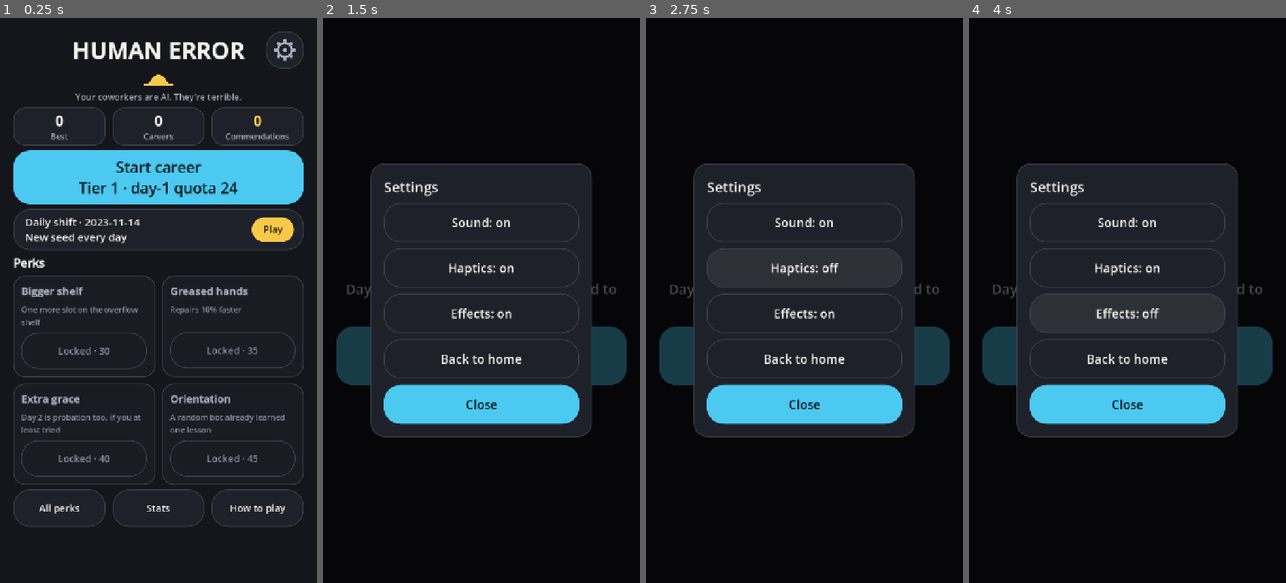
Above: before the commit, frames 1-4 (left to right).
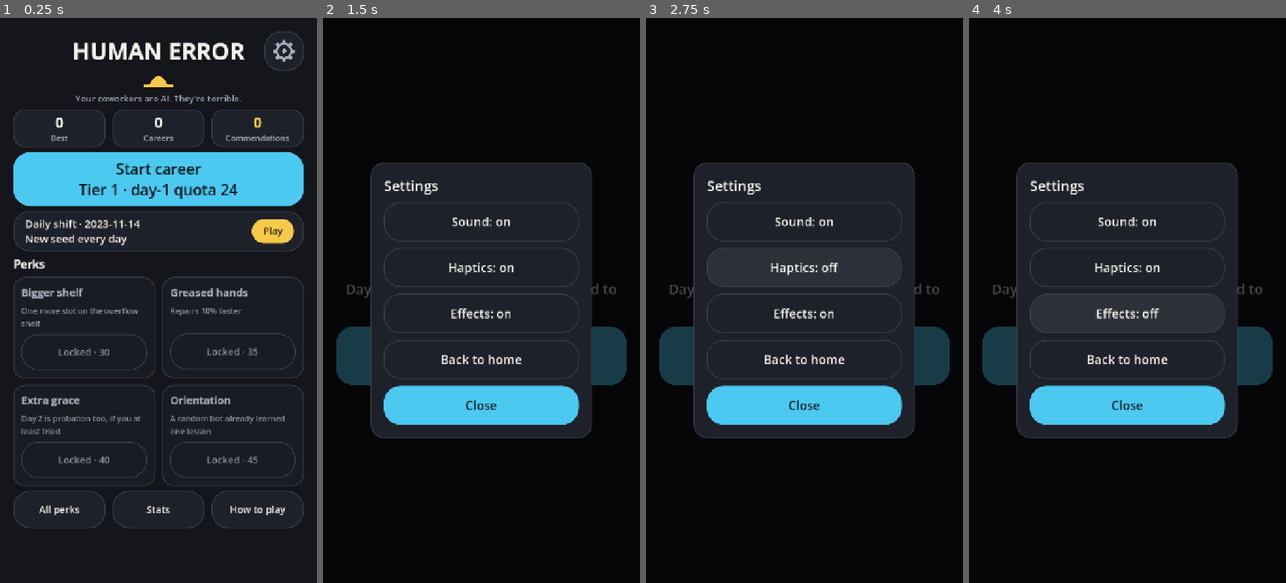
Above: after the commit, the same moments.

Repository: JasonHitching/human-error
Game: Godot game, scene res://main.tscn
Two runs of this game, one before a commit and one after it. Both use one fixed random seed, a clock stepped at 60 frames per second and the inputs below.
Inputs (mouse positions are in pixels of both pictures, inside the frame that each line leads up to):
- Up to frame 1 (0.25 s): no input
- Up to frame 2 (1.5 s): click (614, 40) at 0.52 s; click "Sound: on" at 1.25 s
- Up to frame 3 (2.75 s): click "Haptics: on" at 2 s
- Up to frame 4 (4 s): click "Haptics: off" at 2.75 s; click "Effects: on" at 3.5 s

The runs differ from the first frame. In frame 1, 8.9% of the frame differs, in the area x 4-96%, y 2-91%; in frame 2, 1.8%; in frame 3, 1.8%; in frame 4, 1.6%.

Commit message:
#139 UI-6 Migrate home and settings screens to Control/Container scenes
Co-Authored-By: Claude Sonnet 5.5 <noreply@anthropic.com>
Claude-Session: https://claude.ai/code/session_01K8aWAXTHhRoyrC8ftsx3DW

Diff:
--- /dev/null
+++ b/game/scenes/ui/home.tscn
@@ -0,0 +1,307 @@
+[gd_scene load_steps=4 format=3]
+
+[ext_resource type="Script" path="res://scripts/ui/home.gd" id="1_home"]
+
+[sub_resource type="StyleBoxFlat" id="card"]
+content_margin_left = 30.0
+content_margin_top = 30.0
+content_margin_right = 30.0
+content_margin_bottom = 30.0
+bg_color = Color(0.1176, 0.1294, 0.1608, 1)
+border_width_left = 2
+border_width_top = 2
+border_width_right = 2
+border_width_bottom = 2
+border_color = Color(0.2275, 0.2471, 0.2941, 1)
+corner_radius_top_left = 26
+corner_radius_top_right = 26
+corner_radius_bottom_right = 26
+corner_radius_bottom_left = 26
+
+[node name="Home" type="Control"]
+layout_mode = 3
+anchors_preset = 15
+anchor_right = 1.0
+anchor_bottom = 1.0
+grow_horizontal = 2
+grow_vertical = 2
+script = ExtResource("1_home")
+
+[node name="Main" type="ColorRect" parent="."]
+layout_mode = 1
+anchors_preset = 15
+anchor_right = 1.0
+anchor_bottom = 1.0
+grow_horizontal = 2
+grow_vertical = 2
+color = Color(0.0784, 0.0863, 0.1059, 1)
+
+[node name="Scroll" type="ScrollContainer" parent="Main"]
+layout_mode = 1
+anchors_preset = 15
+anchor_right = 1.0
+anchor_bottom = 1.0
+grow_horizontal = 2
+grow_vertical = 2
+horizontal_scroll_mode = 0
+
+[node name="Margin" type="MarginContainer" parent="Main/Scroll"]
+layout_mode = 2
+size_flags_horizontal = 3
+size_flags_vertical = 3
+theme_override_constants/margin_left = 30
+theme_override_constants/margin_right = 30
+theme_override_constants/margin_top = 30
+theme_override_constants/margin_bottom = 30
+
+[node name="Col" type="VBoxContainer" parent="Main/Scroll/Margin"]
+layout_mode = 2
+theme_override_constants/separation = 11
+
+[node name="Header" type="HBoxContainer" parent="Main/Scroll/Margin/Col"]
+layout_mode = 2
+
+[node name="Pad" type="Control" parent="Main/Scroll/Margin/Col/Header"]
+custom_minimum_size = Vector2(90, 0)
+layout_mode = 2
+mouse_filter = 2
+
+[node name="Title" type="Label" parent="Main/Scroll/Margin/Col/Header"]
+unique_name_in_owner = true
+layout_mode = 2
+mouse_filter = 2
+theme_override_colors/font_color = Color(0.953, 0.945, 0.925, 1)
+theme_override_font_sizes/font_size = 52
+size_flags_horizontal = 3
+horizontal_alignment = 1
+text = "HUMAN ERROR"
+
+[node name="Cog" type="Button" parent="Main/Scroll/Margin/Col/Header"]
+unique_name_in_owner = true
+custom_minimum_size = Vector2(90, 90)
+layout_mode = 2
+size_flags_vertical = 4
+focus_mode = 0
+
+[node name="Hat" type="Control" parent="Main/Scroll/Margin/Col"]
+unique_name_in_owner = true
+custom_minimum_size = Vector2(0, 26)
+layout_mode = 2
+mouse_filter = 2
+
+[node name="Tagline" type="Label" parent="Main/Scroll/Margin/Col"]
+layout_mode = 2
+mouse_filter = 2
+theme_override_colors/font_color = Color(0.651, 0.678, 0.733, 1)
+theme_override_font_sizes/font_size = 20
+horizontal_alignment = 1
+autowrap_mode = 3
+text = "Your coworkers are AI. They're terrible."
+
+[node name="Tiles" type="HBoxContainer" parent="Main/Scroll/Margin/Col"]
+unique_name_in_owner = true
+layout_mode = 2
+theme_override_constants/separation = 15
+
+[node name="TierBox" type="HBoxContainer" parent="Main/Scroll/Margin/Col"]
+unique_name_in_owner = true
+layout_mode = 2
+theme_override_constants/separation = 15
+
+[node name="StartBtn" type="Button" parent="Main/Scroll/Margin/Col"]
+unique_name_in_owner = true
+custom_minimum_size = Vector2(240, 122)
+layout_mode = 2
+size_flags_horizontal = 3
+focus_mode = 0
+text = "Start career"
+autowrap_mode = 3
+
+[node name="DailyBtn" type="Button" parent="Main/Scroll/Margin/Col"]
+unique_name_in_owner = true
+custom_minimum_size = Vector2(0, 92)
+layout_mode = 2
+size_flags_horizontal = 3
+focus_mode = 0
+text = "Daily"
+autowrap_mode = 3
+alignment = 0
+
+[node name="PerksTitle" type="Label" parent="Main/Scroll/Margin/Col"]
+unique_name_in_owner = true
+layout_mode = 2
+mouse_filter = 2
+theme_override_colors/font_color = Color(0.953, 0.945, 0.925, 1)
+theme_override_font_sizes/font_size = 26
+text = "Perks"
+
+[node name="PerksBox" type="GridContainer" parent="Main/Scroll/Margin/Col"]
+unique_name_in_owner = true
+layout_mode = 2
+theme_override_constants/h_separation = 15
+theme_override_constants/v_separation = 15
+columns = 2
+
+[node name="Footer" type="HBoxContainer" parent="Main/Scroll/Margin/Col"]
+layout_mode = 2
+theme_override_constants/separation = 15
+
+[node name="PerksBtn" type="Button" parent="Main/Scroll/Margin/Col/Footer"]
+unique_name_in_owner = true
+custom_minimum_size = Vector2(0, 85)
+layout_mode = 2
+size_flags_horizontal = 3
+focus_mode = 0
+text = "All perks"
+autowrap_mode = 3
+
+[node name="StatsBtn" type="Button" parent="Main/Scroll/Margin/Col/Footer"]
+unique_name_in_owner = true
+custom_minimum_size = Vector2(0, 85)
+layout_mode = 2
+size_flags_horizontal = 3
+focus_mode = 0
+text = "Stats"
+autowrap_mode = 3
+
+[node name="TutorialBtn" type="Button" parent="Main/Scroll/Margin/Col/Footer"]
+unique_name_in_owner = true
+custom_minimum_size = Vector2(0, 85)
+layout_mode = 2
+size_flags_horizontal = 3
+focus_mode = 0
+text = "How to play"
+autowrap_mode = 3
+
+
+[node name="PerksOverlay" type="ColorRect" parent="."]
+unique_name_in_owner = true
+visible = false
+z_index = 5
+layout_mode = 1
+anchors_preset = 15
+anchor_right = 1.0
+anchor_bottom = 1.0
+grow_horizontal = 2
+grow_vertical = 2
+color = Color(0.0784, 0.0863, 0.1059, 1)
+
+[node name="Scroll" type="ScrollContainer" parent="PerksOverlay"]
+layout_mode = 1
+anchors_preset = 15
+anchor_right = 1.0
+anchor_bottom = 1.0
+grow_horizontal = 2
+grow_vertical = 2
+horizontal_scroll_mode = 0
+
+[node name="Margin" type="MarginContainer" parent="PerksOverlay/Scroll"]
+layout_mode = 2
+size_flags_horizontal = 3
+size_flags_vertical = 3
+theme_override_constants/margin_left = 30
+theme_override_constants/margin_right = 30
+theme_override_constants/margin_top = 30
+theme_override_constants/margin_bottom = 30
+
+[node name="Col" type="VBoxContainer" parent="PerksOverlay/Scroll/Margin"]
+layout_mode = 2
+theme_override_constants/separation = 15
+
+[node name="Title" type="Label" parent="PerksOverlay/Scroll/Margin/Col"]
+layout_mode = 2
+mouse_filter = 2
+theme_override_colors/font_color = Color(0.953, 0.945, 0.925, 1)
+theme_override_font_sizes/font_size = 40
+horizontal_alignment = 1
+text = "All perks"
+
+[node name="AllGrid" type="GridContainer" parent="PerksOverlay/Scroll/Margin/Col"]
+unique_name_in_owner = true
+layout_mode = 2
+size_flags_horizontal = 3
+theme_override_constants/h_separation = 15
+theme_override_constants/v_separation = 15
+columns = 2
+
+[node name="PerksClose" type="Button" parent="PerksOverlay/Scroll/Margin/Col"]
+unique_name_in_owner = true
+custom_minimum_size = Vector2(0, 103)
+layout_mode = 2
+size_flags_horizontal = 3
+focus_mode = 0
+text = "Close"
+autowrap_mode = 3
+
+[node name="HowOverlay" type="ColorRect" parent="."]
+unique_name_in_owner = true
+visible = false
+z_index = 5
+layout_mode = 1
+anchors_preset = 15
+anchor_right = 1.0
+anchor_bottom = 1.0
+grow_horizontal = 2
+grow_vertical = 2
+color = Color(0.0784, 0.0863, 0.1059, 1)
+
+[node name="Scroll" type="ScrollContainer" parent="HowOverlay"]
+layout_mode = 1
+anchors_preset = 15
+anchor_right = 1.0
+anchor_bottom = 1.0
+grow_horizontal = 2
+grow_vertical = 2
+horizontal_scroll_mode = 0
+
+[node name="Margin" type="MarginContainer" parent="HowOverlay/Scroll"]
+layout_mode = 2
+size_flags_horizontal = 3
+size_flags_vertical = 3
+theme_override_constants/margin_left = 30
+theme_override_constants/margin_right = 30
+theme_override_constants/margin_top = 30
+theme_override_constants/margin_bottom = 30
+
+[node name="Col" type="VBoxContainer" parent="HowOverlay/Scroll/Margin"]
+layout_mode = 2
+theme_override_constants/separation = 15
+
+[node name="Title" type="Label" parent="HowOverlay/Scroll/Margin/Col"]
+layout_mode = 2
+mouse_filter = 2
+theme_override_colors/font_color = Color(0.953, 0.945, 0.925, 1)
+theme_override_font_sizes/font_size = 40
+horizontal_alignment = 1
+text = "How to play"
+
+[node name="Card" type="PanelContainer" parent="HowOverlay/Scroll/Margin/Col"]
+layout_mode = 2
+theme_override_styles/panel = SubResource("card")
+
+[node name="Text" type="Label" parent="HowOverlay/Scroll/Margin/Col/Card"]
+layout_mode = 2
+mouse_filter = 2
+custom_minimum_size = Vector2(120, 0)
+theme_override_colors/font_color = Color(0.953, 0.945, 0.925, 1)
+theme_override_font_sizes/font_size = 26
+autowrap_mode = 3
+text = "Swipe right: ship good ones. Swipe left: reject defects.\nBots call for help. Go down to fix, come back up to inspect."
+
+[node name="ReplayBtn" type="Button" parent="HowOverlay/Scroll/Margin/Col"]
+unique_name_in_owner = true
+custom_minimum_size = Vector2(0, 103)
+layout_mode = 2
+size_flags_horizontal = 3
+focus_mode = 0
+text = "Replay tutorial"
+autowrap_mode = 3
+
+[node name="HowClose" type="Button" parent="HowOverlay/Scroll/Margin/Col"]
+unique_name_in_owner = true
+custom_minimum_size = Vector2(0, 103)
+layout_mode = 2
+size_flags_horizontal = 3
+focus_mode = 0
+text = "Close"
+autowrap_mode = 3
--- /dev/null
+++ b/game/scenes/ui/settings_overlay.tscn
@@ -0,0 +1,87 @@
+[gd_scene load_steps=3 format=3]
+
+[ext_resource type="Script" path="res://scripts/ui/settings_overlay.gd" id="1_set"]
+
+[sub_resource type="StyleBoxFlat" id="panel"]
+content_margin_left = 30.0
+content_margin_top = 30.0
+content_margin_right = 30.0
+content_margin_bottom = 30.0
+bg_color = Color(0.1176, 0.1294, 0.1608, 1)
+border_width_left = 2
+border_width_top = 2
+border_width_right = 2
+border_width_bottom = 2
+border_color = Color(0.2275, 0.2471, 0.2941, 1)
+corner_radius_top_left = 30
+corner_radius_top_right = 30
+corner_radius_bottom_right = 30
+corner_radius_bottom_left = 30
+
+[node name="SettingsOverlay" type="ColorRect"]
+visible = false
+z_index = 30
+anchors_preset = 15
+anchor_right = 1.0
+anchor_bottom = 1.0
+grow_horizontal = 2
+grow_vertical = 2
+color = Color(0, 0, 0, 0.7)
+script = ExtResource("1_set")
+
+[node name="Center" type="CenterContainer" parent="."]
+layout_mode = 1
+anchors_preset = 15
+anchor_right = 1.0
+anchor_bottom = 1.0
+grow_horizontal = 2
+grow_vertical = 2
+
+[node name="Panel" type="PanelContainer" parent="Center"]
+layout_mode = 2
+theme_override_styles/panel = SubResource("panel")
+
+[node name="Box" type="VBoxContainer" parent="Center/Panel"]
+layout_mode = 2
+theme_override_constants/separation = 15
+
+[node name="Title" type="Label" parent="Center/Panel/Box"]
+layout_mode = 2
+theme_override_colors/font_color = Color(0.953, 0.945, 0.925, 1)
+theme_override_font_sizes/font_size = 32
+text = "Settings"
+
+[node name="SoundBtn" type="Button" parent="Center/Panel/Box"]
+unique_name_in_owner = true
+custom_minimum_size = Vector2(443, 89)
+layout_mode = 2
+focus_mode = 0
+text = "Sound: on"
+
+[node name="HapticsBtn" type="Button" parent="Center/Panel/Box"]
+unique_name_in_owner = true
+custom_minimum_size = Vector2(443, 89)
+layout_mode = 2
+focus_mode = 0
+text = "Haptics: on"
+
+[node name="EffectsBtn" type="Button" parent="Center/Panel/Box"]
+unique_name_in_owner = true
+custom_minimum_size = Vector2(443, 89)
+layout_mode = 2
+focus_mode = 0
+text = "Effects: on"
+
+[node name="HomeBtn" type="Button" parent="Center/Panel/Box"]
+unique_name_in_owner = true
+custom_minimum_size = Vector2(443, 89)
+layout_mode = 2
+focus_mode = 0
+text = "Back to home"
+
+[node name="CloseBtn" type="Button" parent="Center/Panel/Box"]
+unique_name_in_owner = true
+custom_minimum_size = Vector2(443, 89)
+layout_mode = 2
+focus_mode = 0
+text = "Close"
--- a/game/scripts/main.gd
+++ b/game/scripts/main.gd
@@ -87,9 +87,8 @@
 	_flip_btn = _desk_button("Flip", "secondary", 24, _flip)
 	_lamp_btn = _desk_button("X-ray", "secondary", 24, _lamp)
 	_hud.debug_overlay = _config.debug_overlay
-	_settings = SettingsOverlay.new()
+	_settings = SettingsOverlay.create()
 	add_child(_settings)
-	_settings.z_index = 30
 	_settings.sound_toggled.connect(_toggle_mute)
 	_settings.haptics_toggled.connect(_toggle_haptics)
 	_settings.effects_toggled.connect(_toggle_effects)
@@ -97,7 +96,7 @@
 		_settings.close()
 		_open_home())
 	_hud.settings_pressed.connect(func() -> void: _settings.open(not _muted, Haptics.enabled))
-	_home = Home.new()
+	_home = Home.create()
 	add_child(_home)
 	_home.start_pressed.connect(_home_start)
 	_home.tier_picked.connect(func(t: int) -> void:
--- a/game/scripts/ui/home.gd
+++ b/game/scripts/ui/home.gd
@@ -11,125 +11,76 @@
 signal perk_bought(id: String)
 signal tier_picked(tier: int)
 
-const HOW_TO := "Swipe right: ship good ones. Swipe left: reject defects.\nBots call for help. Go down to fix, come back up to inspect."
+const SCENE := preload("res://scenes/ui/home.tscn")
 const PERKS_SHOWN := 4
 
-var start_btn: Button
-var stats_btn: Button
-var daily_btn: Button
-var tutorial_btn: Button  # "How to play"
-var perks_btn: Button  # "All perks"
-var cog: Button
-var tier_box: HBoxContainer  # one button per unlocked tier (hidden at tier 1)
-var perks_box: GridContainer  # the 4 shown perk cards
-var perks_overlay: Control
-var how_overlay: Control
-var replay_btn: Button
-var _col: VBoxContainer
-var _tiles: HBoxContainer
-var _all_grid: GridContainer
+# Layout lives in scenes/ui/home.tscn; this script fills in state and wires signals.
+@onready var start_btn: Button = %StartBtn
+@onready var stats_btn: Button = %StatsBtn
+@onready var daily_btn: Button = %DailyBtn
+@onready var tutorial_btn: Button = %TutorialBtn  # "How to play"
+@onready var perks_btn: Button = %PerksBtn  # "All perks"
+@onready var cog: Button = %Cog
+@onready var tier_box: HBoxContainer = %TierBox  # one button per unlocked tier (hidden at tier 1)
+@onready var perks_box: GridContainer = %PerksBox  # the 4 shown perk cards
+@onready var perks_overlay: Control = %PerksOverlay
+@onready var how_overlay: Control = %HowOverlay
+@onready var replay_btn: Button = %ReplayBtn
+@onready var _tiles: HBoxContainer = %Tiles
+@onready var _all_grid: GridContainer = %AllGrid
+@onready var _hat: Control = %Hat
 var _daily_pill: Dictionary = {"text": "Play", "gold": true}
+
+
+static func create() -> Home:
+	return SCENE.instantiate() as Home
 
 
 func _ready() -> void:
 	mouse_filter = Control.MOUSE_FILTER_STOP
-	set_anchors_and_offsets_preset(Control.PRESET_FULL_RECT)
-	var scr := UiKit.screen(self, true)
-	(scr[0] as Control).visible = true
-	_col = scr[1]
-	_col.alignment = BoxContainer.ALIGNMENT_BEGIN
-	_col.add_theme_constant_override("separation", roundi(UiTheme.px(6.0)))
-	_build_header()
-	_tiles = UiKit.hbox(_col, 8.0)
-	tier_box = UiKit.hbox(_col, 8.0)
-	start_btn = UiKit.button(_col, "Start career", "primary", 66.0, 34)
-	start_btn.custom_minimum_size.x = 240.0
+	%Title.add_theme_font_override("font", UiKit.bold())
+	%PerksTitle.add_theme_font_override("font", UiKit.bold())
+	UiTheme.style_button(cog, "icon")
+	cog.pressed.connect(settings_pressed.emit)
+	cog.draw.connect(func() -> void: UiTheme.draw_cog(cog, cog.size * 0.5, cog.size.y * 0.27))
+	_hat.draw.connect(_draw_hat)
+	UiTheme.style_button(start_btn, "primary", 34)
 	start_btn.pressed.connect(start_pressed.emit)
-	daily_btn = UiKit.button(_col, "Daily", "secondary", 50.0, 24)
-	daily_btn.alignment = HORIZONTAL_ALIGNMENT_LEFT
+	UiTheme.style_button(daily_btn, "secondary", 24)
 	for st in ["normal", "hover", "pressed", "focus"]:
 		(daily_btn.get_theme_stylebox(st) as StyleBoxFlat).content_margin_left = UiTheme.px(14.0)
 	daily_btn.pressed.connect(daily_pressed.emit)
 	daily_btn.draw.connect(_draw_daily_pill)
-	_col.add_child(UiKit.label("Perks", 26, UiTheme.TEXT, true, HORIZONTAL_ALIGNMENT_LEFT, false))
-	perks_box = _grid(_col)
-	var foot := UiKit.hbox(_col, 8.0)
-	perks_btn = UiKit.button(foot, "All perks", "secondary", 46.0, 22)
+	for b: Button in [perks_btn, stats_btn, tutorial_btn]:
+		UiTheme.style_button(b, "secondary", 22)
 	perks_btn.pressed.connect(func() -> void: perks_overlay.visible = true)
-	stats_btn = UiKit.button(foot, "Stats", "secondary", 46.0, 22)
 	stats_btn.pressed.connect(stats_pressed.emit)
-	tutorial_btn = UiKit.button(foot, "How to play", "secondary", 46.0, 22)
 	tutorial_btn.pressed.connect(func() -> void: how_overlay.visible = true)
-	_build_perks_overlay()
-	_build_how_overlay()
+	for b: Button in [%PerksClose, %HowClose]:
+		UiTheme.style_button(b, "secondary", 28)
+		b.pressed.connect(func() -> void: _close_overlays())
+	UiTheme.style_button(replay_btn, "secondary", 26)
+	replay_btn.pressed.connect(func() -> void:
+		how_overlay.visible = false
+		tutorial_pressed.emit())
 	visible = false
 
 
-func _build_header() -> void:
-	var top := UiKit.hbox(_col, 0.0)
-	var pad := Control.new()  # balances the cog so the title stays centred
-	pad.custom_minimum_size.x = UiTheme.min_target() + 4.0
-	top.add_child(pad)
-	var title := UiKit.label("HUMAN ERROR", 52, UiTheme.TEXT, true, HORIZONTAL_ALIGNMENT_CENTER, false)
-	title.size_flags_horizontal = Control.SIZE_EXPAND_FILL
-	top.add_child(title)
-	cog = Button.new()
-	cog.focus_mode = Control.FOCUS_NONE
-	cog.custom_minimum_size = Vector2.ONE * (UiTheme.min_target() + 4.0)
-	cog.size_flags_vertical = Control.SIZE_SHRINK_CENTER
-	UiTheme.style_button(cog, "icon")
-	cog.pressed.connect(settings_pressed.emit)
-	cog.draw.connect(func() -> void: UiTheme.draw_cog(cog, cog.size * 0.5, cog.size.y * 0.27))
-	top.add_child(cog)
-	var hat := Control.new()
-	hat.custom_minimum_size = Vector2(0, UiTheme.px(14.0))
-	hat.mouse_filter = Control.MOUSE_FILTER_IGNORE
-	hat.draw.connect(func() -> void:
-		var c := Vector2(hat.size.x * 0.5, hat.size.y)
-		var r := UiTheme.px(12.0)
-		var pts := PackedVector2Array()
-		var base := c.y - UiTheme.px(3.0)
-		for i in 13:
-			var t := float(i) / 12.0
-			pts.append(Vector2(c.x - r + r * 2.0 * t, base - sin(PI * t) * r * 0.9))
-		hat.draw_colored_polygon(pts, UiTheme.GOLD)
-		hat.draw_rect(Rect2(c + Vector2(-r * 1.5, -UiTheme.px(3.0)), Vector2(r * 3.0, UiTheme.px(3.0))), UiTheme.GOLD))
-	_col.add_child(hat)
-	_col.add_child(UiKit.label("Your coworkers are AI. They're terrible.", 20, UiTheme.TEXT_DIM))
+func _close_overlays() -> void:
+	perks_overlay.visible = false
+	how_overlay.visible = false
 
 
-func _grid(parent: Control) -> GridContainer:
-	var g := GridContainer.new()
-	g.columns = 2
-	g.size_flags_horizontal = Control.SIZE_EXPAND_FILL
-	g.add_theme_constant_override("h_separation", roundi(UiTheme.px(8.0)))
-	g.add_theme_constant_override("v_separation", roundi(UiTheme.px(8.0)))
-	parent.add_child(g)
-	return g
-
-
-func _build_perks_overlay() -> void:
-	var s := UiKit.screen(self, true)
-	perks_overlay = s[0]
-	perks_overlay.z_index = 5
-	(s[1] as Control).add_child(UiKit.label("All perks", 40, UiTheme.TEXT, true))
-	_all_grid = _grid(s[1])
-	UiKit.button(s[1], "Close", "secondary", 56.0, 28).pressed.connect(func() -> void: perks_overlay.visible = false)
-
-
-func _build_how_overlay() -> void:
-	var s := UiKit.screen(self, true)
-	how_overlay = s[0]
-	how_overlay.z_index = 5
-	var col: VBoxContainer = s[1]
-	col.add_child(UiKit.label("How to play", 40, UiTheme.TEXT, true))
-	var c := UiKit.card(col, null, 8.0, 16.0)
-	c.add_child(UiKit.label(HOW_TO, 26, UiTheme.TEXT, false, HORIZONTAL_ALIGNMENT_LEFT))
-	replay_btn = UiKit.button(col, "Replay tutorial", "secondary", 56.0, 26)
-	replay_btn.pressed.connect(func() -> void:
-		how_overlay.visible = false
-		tutorial_pressed.emit())
-	UiKit.button(col, "Close", "secondary", 56.0, 28).pressed.connect(func() -> void: how_overlay.visible = false)
+func _draw_hat() -> void:
+	var c := Vector2(_hat.size.x * 0.5, _hat.size.y)
+	var r := UiTheme.px(12.0)
+	var pts := PackedVector2Array()
+	var base := c.y - UiTheme.px(3.0)
+	for i in 13:
+		var t := float(i) / 12.0
+		pts.append(Vector2(c.x - r + r * 2.0 * t, base - sin(PI * t) * r * 0.9))
+	_hat.draw_colored_polygon(pts, UiTheme.GOLD)
+	_hat.draw_rect(Rect2(c + Vector2(-r * 1.5, -UiTheme.px(3.0)), Vector2(r * 3.0, UiTheme.px(3.0))), UiTheme.GOLD)
 
 
 func setup(m: Meta, today: String = "", quota: int = 0) -> void:
--- a/game/scripts/ui/settings_overlay.gd
+++ b/game/scripts/ui/settings_overlay.gd
@@ -7,49 +7,29 @@
 signal effects_toggled
 signal home_pressed
 
-var sound_btn: Button
-var haptics_btn: Button
-var effects_btn: Button
-var home_btn: Button
-var close_btn: Button
+const SCENE := preload("res://scenes/ui/settings_overlay.tscn")
+
+# Layout lives in scenes/ui/settings_overlay.tscn; this script themes buttons and wires signals.
+@onready var sound_btn: Button = %SoundBtn
+@onready var haptics_btn: Button = %HapticsBtn
+@onready var effects_btn: Button = %EffectsBtn
+@onready var home_btn: Button = %HomeBtn
+@onready var close_btn: Button = %CloseBtn
+
+
+static func create() -> SettingsOverlay:
+	return SCENE.instantiate() as SettingsOverlay
 
 
 func _ready() -> void:
-	color = Color(0, 0, 0, 0.7)
-	visible = false
-	set_anchors_and_offsets_preset(Control.PRESET_FULL_RECT)
-	var center := CenterContainer.new()
-	add_child(center)
-	center.set_anchors_and_offsets_preset(Control.PRESET_FULL_RECT)
-	var panel := PanelContainer.new()
-	var sb := UiTheme.box(UiTheme.SURFACE, UiTheme.LINE, 16.0)
-	sb.set_content_margin_all(UiTheme.px(16.0))
-	panel.add_theme_stylebox_override("panel", sb)
-	center.add_child(panel)
-	var box := VBoxContainer.new()
-	box.add_theme_constant_override("separation", int(UiTheme.px(8.0)))
-	panel.add_child(box)
-	var title := Label.new()
-	title.text = "Settings"
-	title.add_theme_font_size_override("font_size", 32)
-	title.add_theme_color_override("font_color", UiTheme.TEXT)
-	box.add_child(title)
-	sound_btn = _btn(box, "secondary", sound_toggled.emit)
-	haptics_btn = _btn(box, "secondary", haptics_toggled.emit)
-	effects_btn = _btn(box, "secondary", effects_toggled.emit)
-	home_btn = _btn(box, "secondary", home_pressed.emit)
-	home_btn.text = "Back to home"
-	close_btn = _btn(box, "primary", close)
-	close_btn.text = "Close"
-
-
-func _btn(box: Control, kind: String, cb: Callable) -> Button:
-	var b := Button.new()
-	b.custom_minimum_size = Vector2(UiTheme.px(240.0), UiTheme.px(48.0))
-	UiTheme.style_button(b, kind, 28)
-	b.pressed.connect(cb)
-	box.add_child(b)
-	return b
+	for b: Button in [sound_btn, haptics_btn, effects_btn, home_btn]:
+		UiTheme.style_button(b, "secondary", 28)
+	UiTheme.style_button(close_btn, "primary", 28)
+	sound_btn.pressed.connect(sound_toggled.emit)
+	haptics_btn.pressed.connect(haptics_toggled.emit)
+	effects_btn.pressed.connect(effects_toggled.emit)
+	home_btn.pressed.connect(home_pressed.emit)
+	close_btn.pressed.connect(close)
 
 
 func open(sound_on: bool, haptics_on: bool) -> void:
--- a/game/tests/test_commendations.gd
+++ b/game/tests/test_commendations.gd
@@ -53,7 +53,7 @@
 
 func test_home_builds() -> void:
 	for bal: int in [0, 5, 999999]:
-		var h := Home.new()
+		var h := Home.create()
 		var m := Meta.new()
 		m.commendations["balance"] = bal
 		Engine.get_main_loop().root.add_child(h)
--- a/game/tools/ui_check.gd
+++ b/game/tools/ui_check.gd
@@ -553,6 +553,7 @@
 	_main._hud.top_bar.cog.pressed.emit()
 	if not st.visible:
 		_fails.append("settings cog did not open the overlay")
+	_check_buttons("settings", st, true)
 	var was: bool = sfx.muted
 	st.sound_btn.pressed.emit()
 	if sfx.muted == was:
@@ -672,6 +673,10 @@
 		if b.size.x < 100.0 or b.size.y < UiTheme.min_target() * minf(vp.size.x / UiTheme.DESIGN_W, 1.0) - 0.5:
 			_fails.append("[%s] Home button '%s' too small %s" % [tag, b.text, b.size])
 	_check_buttons("Home " + tag, h, true)
+	for o: Control in [h.perks_overlay, h.how_overlay]:
+		o.visible = true
+		_check_buttons("Home %s %s" % [o.name, tag], o, true)
+		o.visible = false
 
 
 func _check_tutorial() -> void:
